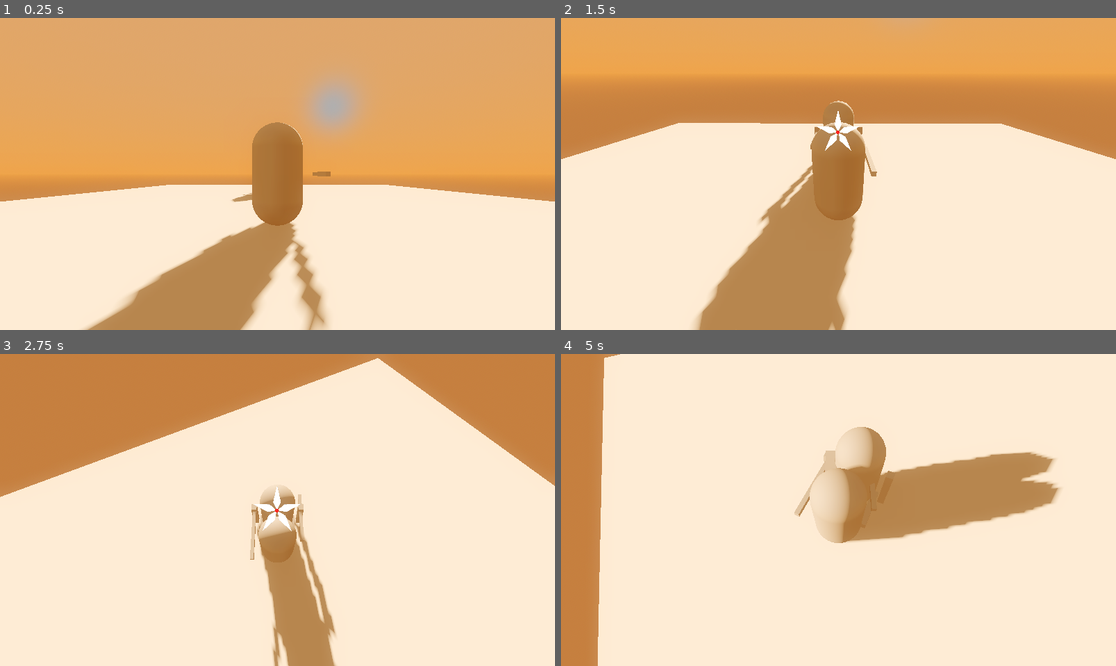
Above: before the commit, frames 1-4 (two rows, left to right).
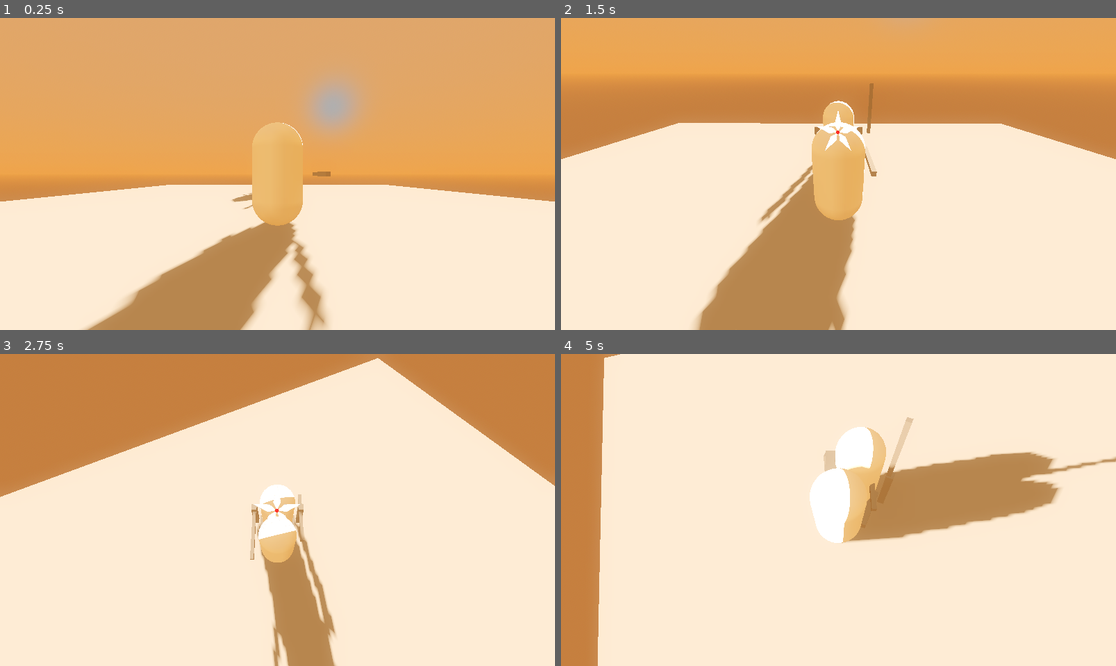
Above: after the commit, the same moments.

Repository: conor-felczak/Pixels6
Game: Godot game, scene res://scenes/areas/testingCombat.tscn
The game is run twice, just before and just after one commit, with the same random seed, the same clock (stepped at 60 frames per second) and the same inputs. The project has no main scene, so this scene is started directly.
Inputs (mouse positions are in pixels of both pictures, inside the frame that each line leads up to):
- Up to frame 1 (0.25 s): no input
- Up to frame 2 (1.5 s): tap Enter (ui_accept) at 0.5, 0.77 s; move the mouse to (866, 174) at 0.52 s; hold Up (ui_up) from 0.53 s (still down); tap Q (ui_q) at 0.6, 1.35 s; move the mouse to (810, 174) at 1.27 s
- Up to frame 3 (2.75 s): keep holding Up (ui_up); tap Enter (ui_accept) at 1.52 s; move the mouse to (288, 503) at 2.02 s; tap Q (ui_q) at 2.1 s
- Up to frame 4 (5 s): keep holding Up (ui_up); move the mouse to (832, 516) at 2.77 s; tap Q (ui_q) at 2.85, 3.6, 4.35 s; tap Enter (ui_accept) at 3.02, 3.77, 4.52 s; move the mouse to (877, 513) at 3.52 s; move the mouse to (794, 506) at 4.27 s

The runs differ from the first frame. In frame 1, 2.7% of the frame differs, in the area x 43-55%, y 33-67%; in frame 2, 2.9%; in frame 3, 1.1%; in frame 4, 3.8%, in the area x 42-100%, y 20-61%.

Commit message:
[presentation ready]

Diff:
--- a/project.godot
+++ b/project.godot
@@ -127,6 +127,7 @@
 3d_physics/layer_8="leftLeg"
 3d_physics/layer_9="rightLeg"
 3d_physics/layer_10="up"
+3d_physics/layer_12="enemyBlock"
 
 [physics]
 
--- a/scenes/prefabs/enemyTesting.tscn
+++ b/scenes/prefabs/enemyTesting.tscn
@@ -7,7 +7,13 @@
 
 [sub_resource type="BoxMesh" id="BoxMesh_xvnn2"]
 
+[sub_resource type="StandardMaterial3D" id="StandardMaterial3D_xvnn2"]
+diffuse_mode = 3
+specular_mode = 1
+roughness = 0.0
+
 [sub_resource type="CapsuleMesh" id="CapsuleMesh_d3xwr"]
+material = SubResource("StandardMaterial3D_xvnn2")
 
 [sub_resource type="CapsuleShape3D" id="CapsuleShape3D_xvnn2"]
 radius = 0.6
@@ -105,7 +111,7 @@
 debug_color = Color(0.87058824, 0.7294118, 0.23529412, 1)
 
 [node name="spearPivot" type="Node3D" parent="." unique_id=983272165]
-transform = Transform3D(0.99999946, 0, 0, 0, -4.3711356e-08, 0.99999964, 0, -0.9999993, -4.3711374e-08, 0.7, 0, 0)
+transform = Transform3D(0.99999946, 0, 0, 0, 0.9999993, 0, 0, 0, 0.99999964, -1, 0, 0)
 
 [node name="sword" type="CSGBox3D" parent="spearPivot" unique_id=1173097128]
 transform = Transform3D(1, 0, 0, 0, 1, 0, 0, 0, 1, 0, 0.75, 0)
@@ -123,13 +129,23 @@
 
 [node name="block" type="StaticBody3D" parent="spearPivot" unique_id=1932204276]
 transform = Transform3D(0.99999994, 0, 0, 0, 0.99999994, -3.5527137e-15, 0, 0, 1, 0, 0.8000005, 3.4969123e-08)
-collision_layer = 0
-collision_mask = 0
+collision_layer = 2048
+collision_mask = 2048
 
 [node name="CollisionShape3D" type="CollisionShape3D" parent="spearPivot/block" unique_id=1161512769]
+transform = Transform3D(1, 0, 0, 0, 1, -2.9487683e-13, 0, 2.9487524e-13, 1, 0, -0.05000019, -3.5527137e-15)
+shape = SubResource("CapsuleShape3D_qxtuc")
+debug_color = Color(0.40784314, 0.81960785, 0.6784314, 1)
+
+[node name="blockDetection" type="Area3D" parent="spearPivot" unique_id=159183932]
+transform = Transform3D(0.99999994, 0, 0, 0, 0.99999994, -3.5527137e-15, 0, 0, 1, 0, 0.8000005, 3.4969123e-08)
+collision_layer = 1024
+collision_mask = 1024
+
+[node name="CollisionShape3D" type="CollisionShape3D" parent="spearPivot/blockDetection" unique_id=1761694303]
 transform = Transform3D(1, 0, 0, 0, 1, -2.9487524e-13, 0, 2.9487524e-13, 1, 0, -0.05000019, -3.5527137e-15)
 shape = SubResource("CapsuleShape3D_qxtuc")
-debug_color = Color(0.40784314, 0.015686275, 0.6784314, 1)
+debug_color = Color(0.40784314, 0.81960785, 0.6784314, 1)
 
 [node name="animationPLayers" type="Node" parent="." unique_id=26717865]
 
@@ -140,6 +156,7 @@
 
 [node name="blockTimer" type="Timer" parent="timers" unique_id=1799992555]
 wait_time = 0.5
+one_shot = true
 autostart = true
 
 [connection signal="body_entered" from="limbsAreas/body" to="." method="_on_body_body_entered"]
--- a/scenes/prefabs/player.tscn
+++ b/scenes/prefabs/player.tscn
@@ -4,7 +4,13 @@
 [ext_resource type="Script" uid="uid://c7os0sf880kp5" path="res://scripts/characterAiming.gd" id="2_8cdkg"]
 [ext_resource type="PackedScene" uid="uid://cghaeypt67txe" path="res://scenes/prefabs/combatTriangle.tscn" id="3_n0leu"]
 
+[sub_resource type="StandardMaterial3D" id="StandardMaterial3D_n0leu"]
+diffuse_mode = 3
+specular_mode = 1
+roughness = 0.0
+
 [sub_resource type="CapsuleMesh" id="CapsuleMesh_sh265"]
+material = SubResource("StandardMaterial3D_n0leu")
 
 [sub_resource type="BoxMesh" id="BoxMesh_sh265"]
 
@@ -47,6 +53,18 @@
 "update": 0,
 "values": [Vector3(1, 0, 0)]
 }
+tracks/2/type = "value"
+tracks/2/imported = false
+tracks/2/enabled = true
+tracks/2/path = NodePath("body/spearPivot/blockDetection/CollisionShape3D:disabled")
+tracks/2/interp = 1
+tracks/2/loop_wrap = true
+tracks/2/keys = {
+"times": PackedFloat32Array(0),
+"transitions": PackedFloat32Array(1),
+"update": 1,
+"values": [false]
+}
 
 [sub_resource type="Animation" id="Animation_56dyf"]
 resource_name = "attack_left"
@@ -182,6 +200,18 @@
 "method": &"_reset_collision"
 }]
 }
+tracks/3/type = "value"
+tracks/3/imported = false
+tracks/3/enabled = true
+tracks/3/path = NodePath("body/spearPivot/blockDetection/CollisionShape3D:disabled")
+tracks/3/interp = 1
+tracks/3/loop_wrap = true
+tracks/3/keys = {
+"times": PackedFloat32Array(0.15, 0.32500002),
+"transitions": PackedFloat32Array(1, 1),
+"update": 1,
+"values": [false, true]
+}
 
 [sub_resource type="Animation" id="Animation_50rl7"]
 resource_name = "attack_right_leg"
@@ -274,6 +304,34 @@
 "args": [],
 "method": &"_reset_collision"
 }]
+}
+
+[sub_resource type="Animation" id="Animation_r053x"]
+resource_name = "blocked_left"
+length = 0.083333336
+tracks/0/type = "value"
+tracks/0/imported = false
+tracks/0/enabled = true
+tracks/0/path = NodePath("body/spearPivot:position")
+tracks/0/interp = 1
+tracks/0/loop_wrap = true
+tracks/0/keys = {
+"times": PackedFloat32Array(0, 0.03333333, 0.05, 0.083333336),
+"transitions": PackedFloat32Array(1, 1, 1, 1),
+"update": 0,
+"values": [Vector3(-0.7, 0, -0.3), Vector3(-0.90000004, 0, 0), Vector3(-0.9000001, 0, 0.3), Vector3(-0.9000001, 0, 0.20000002)]
+}
+tracks/1/type = "value"
+tracks/1/imported = false
+tracks/1/enabled = true
+tracks/1/path = NodePath("body/spearPivot:rotation")
+tracks/1/interp = 1
+tracks/1/loop_wrap = true
+tracks/1/keys = {
+"times": PackedFloat32Array(0, 0.03333333, 0.05, 0.083333336),
+"transitions": PackedFloat32Array(1, 1, 1, 1),
+"update": 0,
+"values": [Vector3(-1.5707964, 1.3089969, 0), Vector3(-1.5707964, 2.0943952, 0), Vector3(-1.5707964, 2.617994, 0), Vector3(-1.5707964, 2.5307276, 0)]
 }
 
 [sub_resource type="Animation" id="Animation_6o77n"]
@@ -317,6 +375,7 @@
 &"attack_right": SubResource("Animation_n0leu"),
 &"attack_right_leg": SubResource("Animation_50rl7"),
 &"attack_up": SubResource("Animation_6v0jn"),
+&"blocked_left": SubResource("Animation_r053x"),
 &"pierce_attack": SubResource("Animation_6o77n")
 }
 
@@ -331,7 +390,7 @@
 mesh = SubResource("BoxMesh_sh265")
 
 [node name="spearPivot" type="Node3D" parent="body" unique_id=1818381921]
-transform = Transform3D(0.99999946, 0, 0, 0, -4.3711356e-08, 0.99999964, 0, -0.9999993, -4.3711374e-08, 1, 0, 0)
+transform = Transform3D(0.9999994, 0, 0, 0, -4.3711363e-08, 0.99999976, 0, -0.9999994, -4.3711378e-08, 1, 0, 0)
 
 [node name="spear" type="CSGBox3D" parent="body/spearPivot" unique_id=300609105]
 transform = Transform3D(1, 0, 0, 0, 1, 0, 0, 0, 1, 0, 0.75, 0)
@@ -349,13 +408,23 @@
 
 [node name="block" type="StaticBody3D" parent="body/spearPivot" unique_id=401976475]
 transform = Transform3D(0.99999994, 0, 0, 0, 0.99999994, -3.5527137e-15, 0, 0, 1, 0, 0.8000005, 3.4969123e-08)
-collision_layer = 0
-collision_mask = 0
+collision_layer = 1024
+collision_mask = 1024
 
 [node name="CollisionShape3D" type="CollisionShape3D" parent="body/spearPivot/block" unique_id=1238163635]
 transform = Transform3D(1, 0, 0, 0, 1, -2.9487524e-13, 0, 2.9487524e-13, 1, 0, -0.05000019, -3.5527137e-15)
 shape = SubResource("CapsuleShape3D_8cdkg")
-debug_color = Color(0.40784314, 0.015686275, 0.6784314, 1)
+debug_color = Color(0.40784314, 1, 0.6784314, 1)
+
+[node name="blockDetection" type="Area3D" parent="body/spearPivot" unique_id=1545482849]
+transform = Transform3D(0.99999994, 0, 0, 0, 0.99999994, -3.5527137e-15, 0, 0, 1, 0, 0.8000005, 3.4969123e-08)
+collision_layer = 2048
+collision_mask = 2048
+
+[node name="CollisionShape3D" type="CollisionShape3D" parent="body/spearPivot/blockDetection" unique_id=1709848105]
+transform = Transform3D(1, 0, 0, 0, 1, -2.9487524e-13, 0, 2.9487524e-13, 1, 0, -0.05000019, -3.5527137e-15)
+shape = SubResource("CapsuleShape3D_8cdkg")
+debug_color = Color(0.40784314, 1, 0.6784314, 1)
 
 [node name="SpringArmPivot" type="Node3D" parent="." unique_id=1928278922]
 script = ExtResource("2_8cdkg")
@@ -390,3 +459,5 @@
 [node name="Timer" type="Timer" parent="timers" unique_id=455650647]
 
 [node name="parryTimer" type="Timer" parent="timers" unique_id=276373932]
+
+[connection signal="body_entered" from="body/spearPivot/blockDetection" to="." method="_on_block_detection_body_entered"]
--- a/scripts/enemy_testing.gd
+++ b/scripts/enemy_testing.gd
@@ -17,6 +17,8 @@
 @onready var spearBlock = $spearPivot/block
 @onready var blockTimer = $timers/blockTimer
 
+var deltaTracker := 0.0
+
 var blockRight
 var blockLeft
 var blockLeftLeg
@@ -26,18 +28,38 @@
 
 var player
 
+var random = 1
+
 func _ready() -> void:
 	if get_tree().current_scene.find_child("player", true, false) != null:
 		player = get_tree().current_scene.find_child("player", true, false)
 
-	blockTimer.timeout.connect(_on_block_timer_timeout.bind(get_process_delta_time()))
+	#blockTimer.timeout.connect(_on_block_timer_timeout.bind(get_process_delta_time()))
 
-	blockTimer.start(0.5)
-
-	print("startingTimer")
 
 func _physics_process(delta: float) -> void:
 	self.look_at(player.global_position)
+
+	deltaTracker += delta
+
+	if deltaTracker >= 1:
+		random = randi_range(1, 6)
+		deltaTracker = 0
+
+	match random:
+			1:
+				_block_top_left(delta)
+			2:
+				_block_top_right(delta)
+			3:
+				_block_bottom_left(delta)
+			4:
+				_block_bottom_right(delta)
+			5:
+				_block_up(delta)
+			6:
+				_block_middle(delta)
+
 
 
 #func _block_right():
@@ -125,13 +147,13 @@
 	spearPivot.position = lerp(spearPivot.position, Vector3(1, 0, 0), delta * 10)
 	spearPivot.rotation = Vector3(0, 0, 0)
 
-	spearBlock.name = "blockTopRight"
+	spearBlock.name = "blockTopLeft"
 
 	blockTimer.start(0.5)
 
 
 func _block_top_left(delta):
-	spearBlock.name = "blockTopLeft"
+	spearBlock.name = "blockTopRight"
 	spearPivot.position = lerp(spearPivot.position, Vector3(-1, 0, 0), delta * 10)
 	spearPivot.rotation = Vector3(0, 0, 0)
 
@@ -140,14 +162,14 @@
 func _block_bottom_right(delta):
 	spearPivot.position = lerp(spearPivot.position, Vector3(1.3, -0.5, -0.3), delta * 10)
 	spearPivot.rotation = Vector3(deg_to_rad(-90), deg_to_rad(45), 0)
-	spearBlock.name = "blockBottomRight"
+	spearBlock.name = "blockBottomLeft"
 
 	blockTimer.start(0.5)
 
 func _block_bottom_left(delta):
 	spearPivot.position = lerp(spearPivot.position, Vector3(-1.1, -0.5, -0.3), delta * 10)
 	spearPivot.rotation = Vector3(deg_to_rad(-90), deg_to_rad(-45), 0)
-	spearBlock.name = "blockBottomLeft"
+	spearBlock.name = "blockBottomRight"
 
 	blockTimer.start(0.5)
 
@@ -164,23 +186,3 @@
 	spearBlock.name = "blockMiddle"
 
 	blockTimer.start(0.5)
-
-
-func _on_block_timer_timeout(delta) -> void:
-	var random = randi_range(1, 6)
-
-	print("happening")
-
-	match random:
-		1:
-			_block_top_left(delta)
-		2:
-			_block_top_right(delta)
-		3:
-			_block_bottom_left(delta)
-		4:
-			_block_bottom_right(delta)
-		5:
-			_block_up(delta)
-		6:
-			_block_middle(delta)
--- a/scripts/player.gd
+++ b/scripts/player.gd
@@ -26,6 +26,7 @@
 @onready var actionAnimator = $animators/actionAnimator
 @onready var spearBlock = $body/spearPivot/block
 @onready var parryTimer = $timers/parryTimer
+@onready var getBlockedCollision = $body/spearPivot/blockDetection/CollisionShape3D
 
 var aiming = false
 var targetting = false
@@ -38,6 +39,8 @@
 	_reset_collision()
 	targetTriangle.visible = false
 
+	getBlockedCollision.disabled = true
+
 
 func _unhandled_input(event: InputEvent) -> void:
 	if Input.is_action_just_pressed("ui_click"):
@@ -46,6 +49,8 @@
 
 	if Input.is_action_just_pressed("ui_q") and lockedOn:
 		lockedOn = false
+		_model.global_rotation.z = 0
+		_model.global_rotation.x = 0
 	elif Input.is_action_just_pressed("ui_q") and lockedOn == false:
 		lockedOn = true
 
@@ -124,8 +129,6 @@
 
 		if lockedOn:
 			_model.look_at(targetEnemy.global_position)
-			_model.global_rotation.z = 0
-			_model.global_rotation.x = 0
 		else:
 			_model.global_rotation.y = lerp_angle(_model.rotation.y, target_angle, rotation_speed * delta)
 
@@ -223,9 +226,9 @@
 	spearBlock.name = "blockTopRight"
 
 func _block_top_left(delta):
-	spearBlock.name = "blockTopLeft"
 	spearPivot.position = lerp(spearPivot.position, Vector3(-1, 0, 0), delta * 10)
 	spearPivot.rotation = Vector3(0, 0, 0)
+	spearBlock.name = "blockTopLeft"
 
 func _block_bottom_right(delta):
 	spearPivot.position = lerp(spearPivot.position, Vector3(1.3, -0.5, -0.3), delta * 10)
@@ -246,3 +249,16 @@
 	spearPivot.position = lerp(spearPivot.position, Vector3(0.7, 0, 0), delta * 10)
 	spearPivot.rotation = Vector3(deg_to_rad(-90), 0, 0)
 	spearBlock.name = "blockMiddle"
+
+
+func _on_block_detection_body_entered(body: Node3D) -> void:
+
+	print(body.name)
+
+	if actionAnimator.current_animation == "attack_right" and body.name == "blockTopRight":
+		print("diediedie")
+		_screw_you_left()
+
+
+func _screw_you_left():
+	actionAnimator.play("blocked_left")
